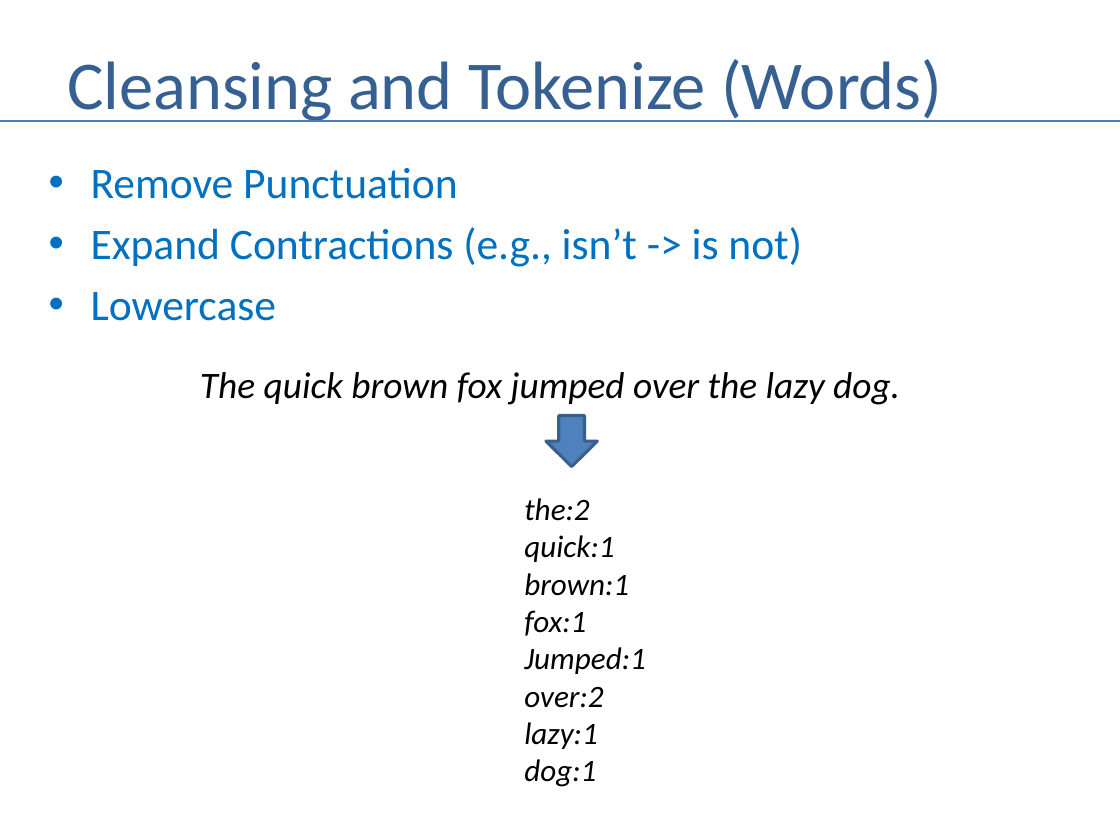
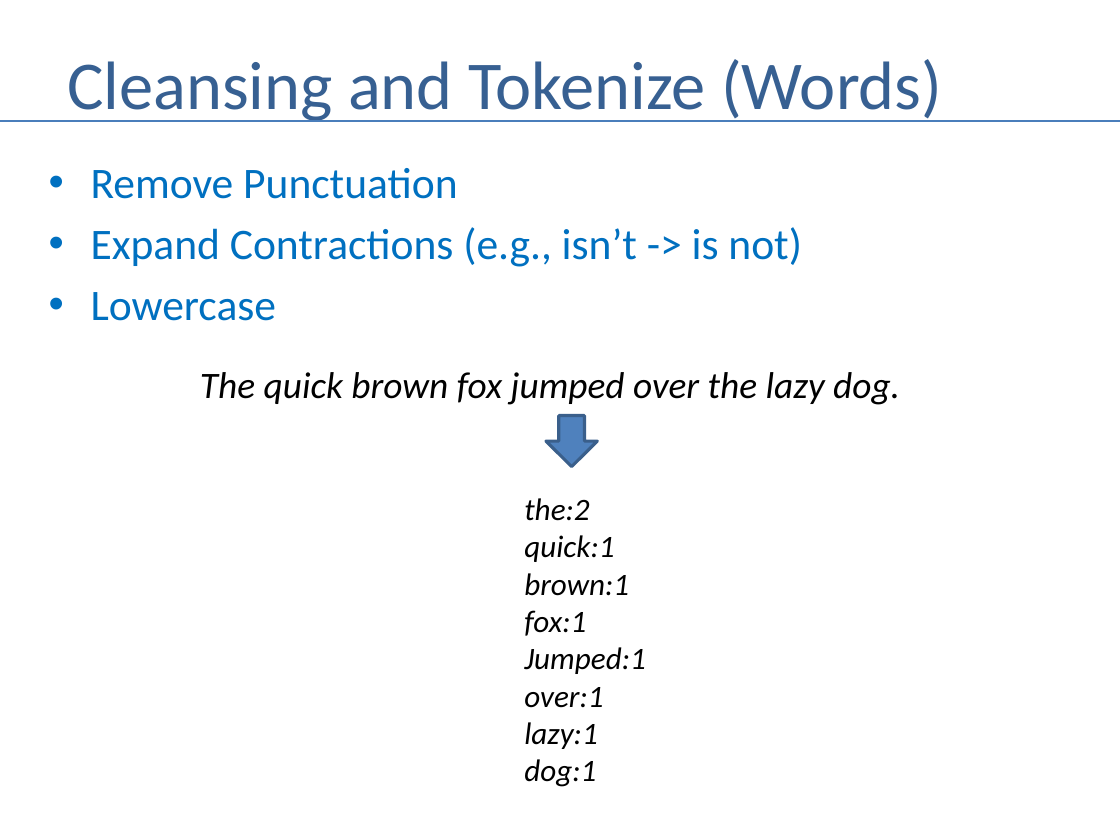
Before and after one commit to andrewferlitsch/Portland-Data-Science-Group, a slide deck: slide 8 of NLP - Narrative.pptx. Drawn at 1120x840 pixels with LibreOffice and Linux fonts; fonts in the diff are those of the drawing. Boxes give left, top, right and bottom in pixels: in the first picture for what was removed or moved away, otherwise in the second. Text is boxed around its words. In the diff, an @@ line names an element or a change of style, - is before the commit and + after.

Commit message:
fix typo in slide

```diff
--- a/NLP - Narrative.pptx
+++ b/NLP - Narrative.pptx
@@ text at (x1=524, y1=687, x2=603, y2=708): text changed @@
-over:2
+over:1
```
Also in this commit, not shown: 1 other slide changed.
